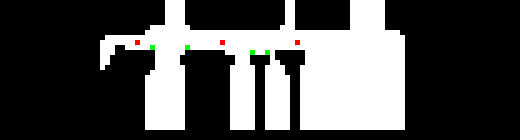
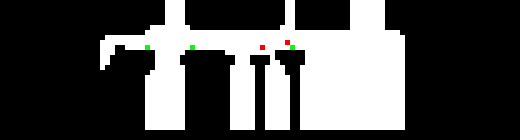
The second 520×140 image is a revision of the first. Changes to its layers:
painted on "Layer 1" over [135, 40, 300, 55]
